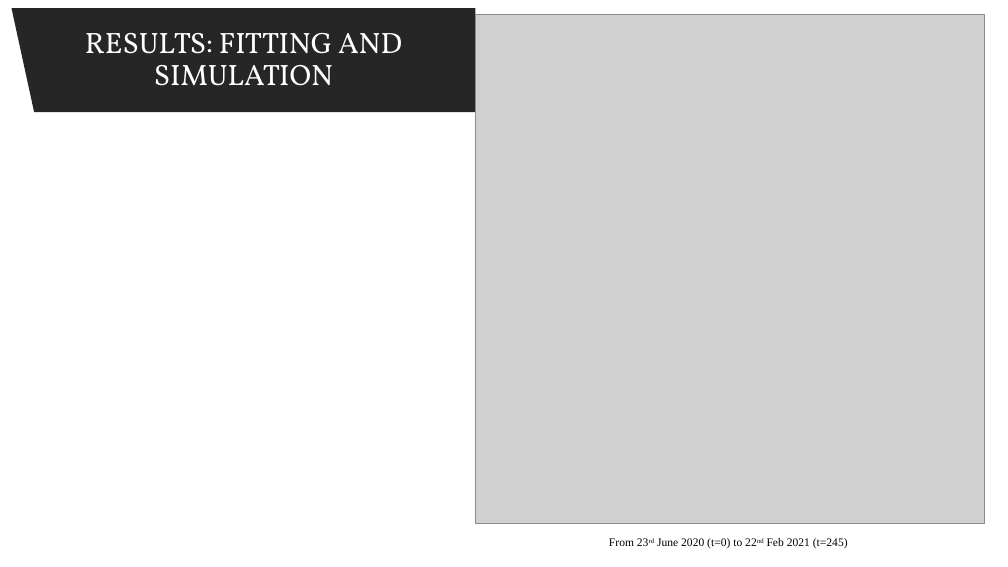
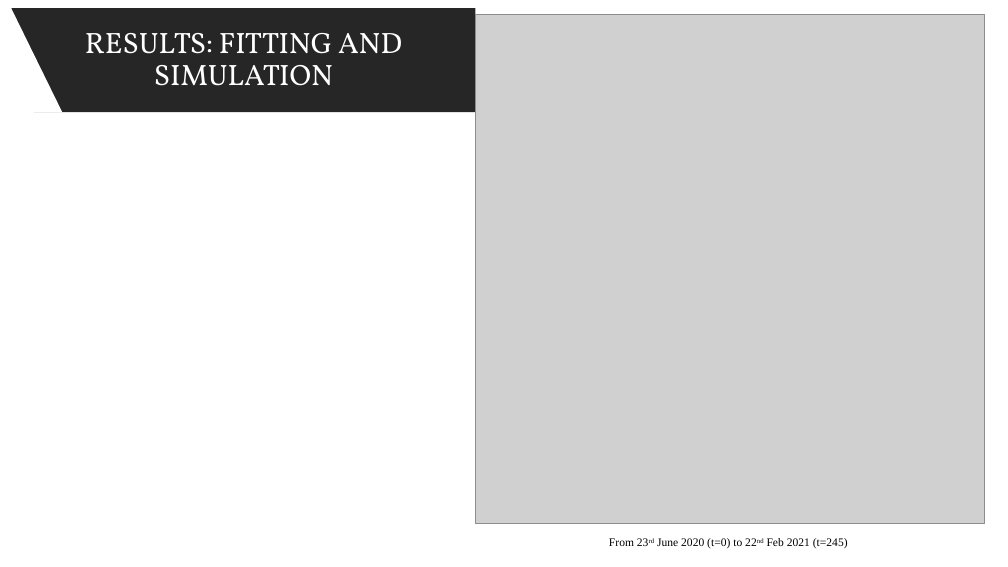
Before and after one commit to spbisc97/covid-optimal-control, a slide deck: slide 17 of Documents/Optimal control strategies to prevent the hospital beds collapse during COVID-19 outbreak.pptx. Drawn at 1008x567 pixels with LibreOffice and Linux fonts; fonts in the diff are those of the drawing; grey boxes stand for pictures. Boxes give left, top, right and bottom in pixels: in the first picture for what was removed or moved away, otherwise in the second. Text is boxed around its words. In the diff, an @@ line names an element or a change of style, - is before the commit and + after.

Commit message:
Add slide

```diff
--- a/Documents/Optimal control strategies to prevent the hospital beds collapse during COVID-19 outbreak.pptx
+++ b/Documents/Optimal control strategies to prevent the hospital beds collapse during COVID-19 outbreak.pptx
@@ right triangle added at <box>11,9,62,113</box>, fill #FFFFFF @@
```
Also in this commit, not shown: 1 other slide changed, 1 slide added.
